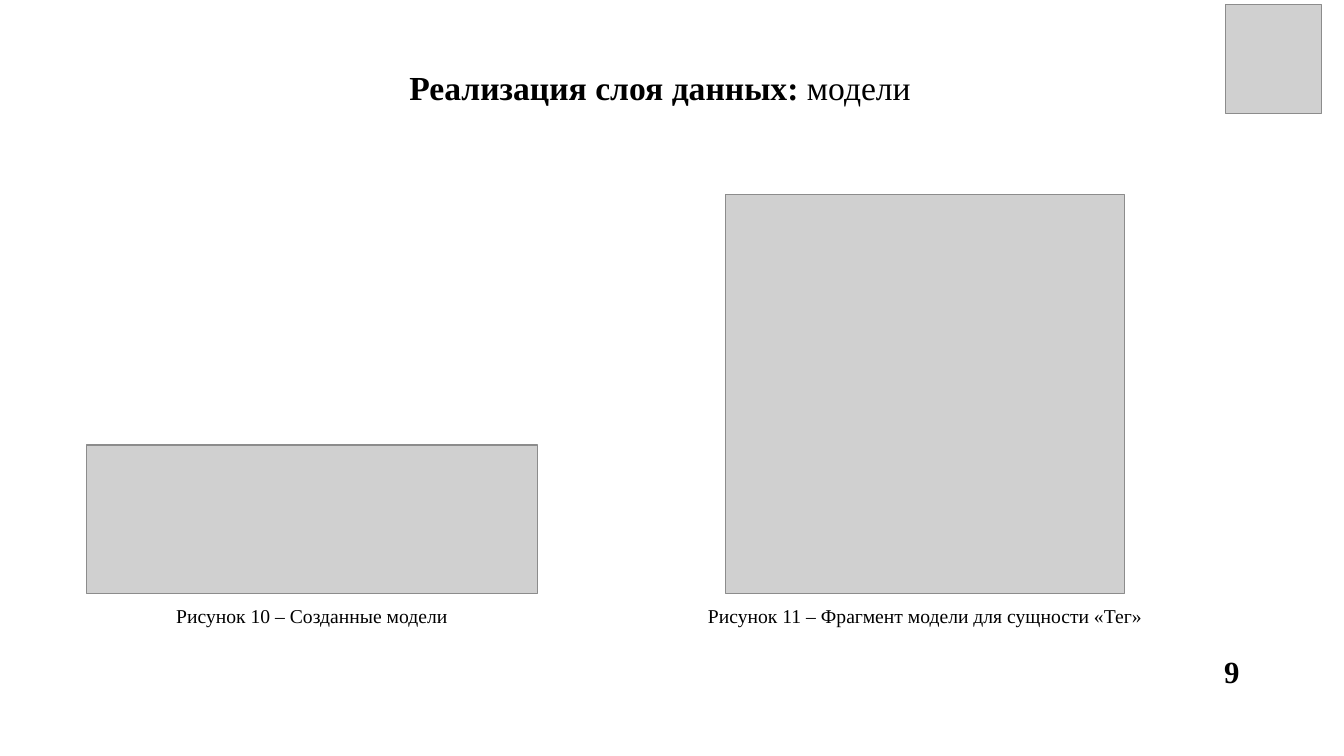
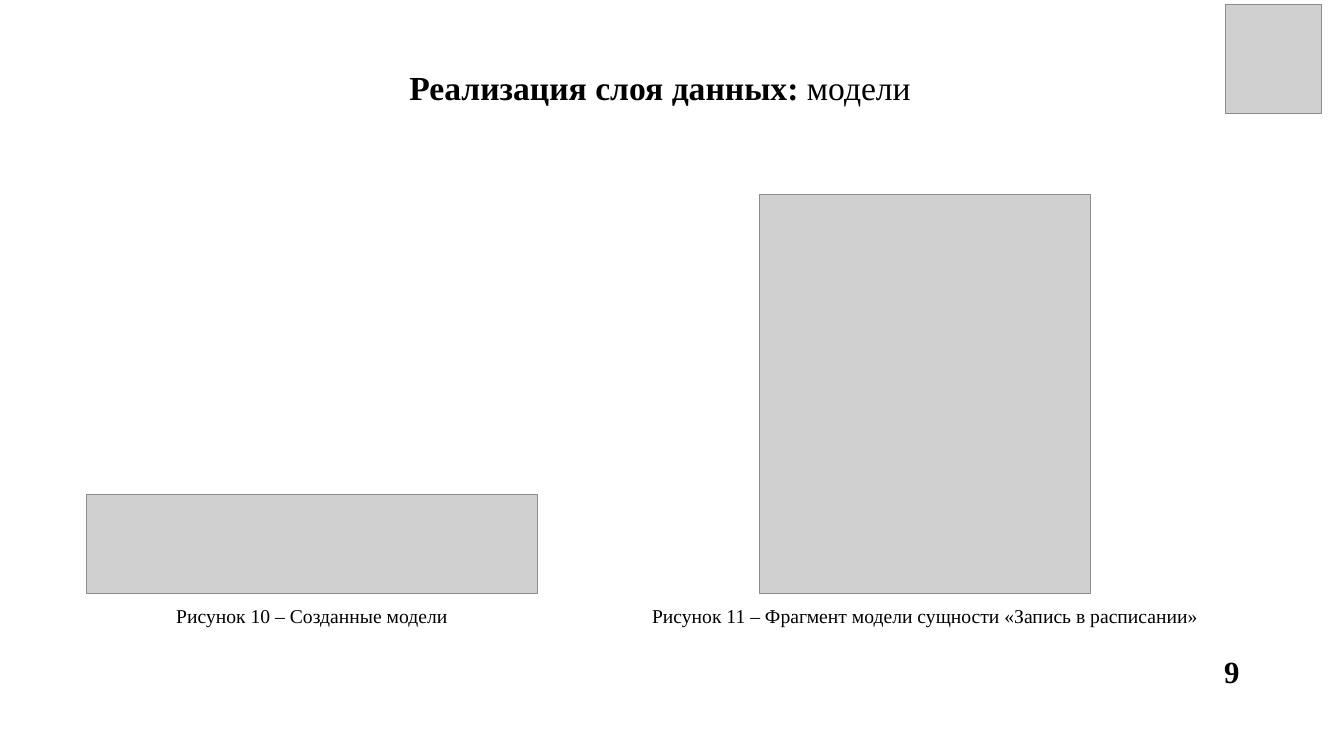
Before and after one commit to l4nzel0d/weekly-schedule-app, a slide deck: slide 9 of report/Васильев_презентация.pptx. Drawn at 1344x756 pixels with LibreOffice and Linux fonts; fonts in the diff are those of the drawing; grey boxes stand for pictures. Boxes give left, top, right and bottom in pixels: in the first picture for what was removed or moved away, otherwise in the second. Text is boxed around its words. In the diff, an @@ line names an element or a change of style, - is before the commit and + after.

```diff
--- a/report/Васильев_презентация.pptx
+++ b/report/Васильев_презентация.pptx
@@ picture: place and size @@
-picture at (726, 195, 1126, 593)
+picture at (759, 195, 1091, 593)
@@ picture: place and size @@
-picture at (87, 445, 537, 593)
+picture at (87, 495, 537, 594)
@@ text at (652, 610, 1197, 628): text changed @@
-Рисунок 11 – Фрагмент модели для сущности «Тег»
+Рисунок 11 – Фрагмент модели сущности «Запись в расписании»
```
Also in this commit, not shown: 4 other slides changed, 2 slides added, 8 other files.
